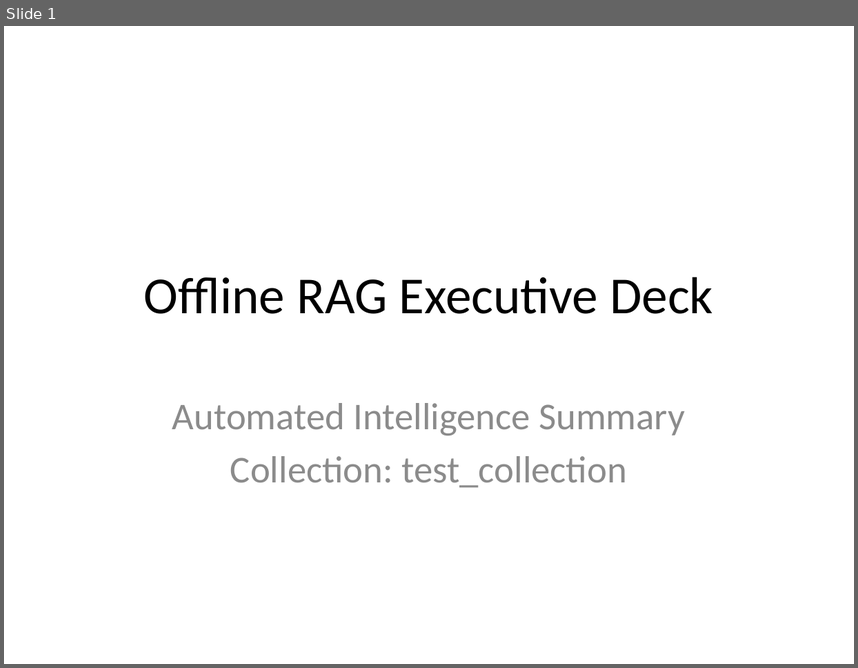
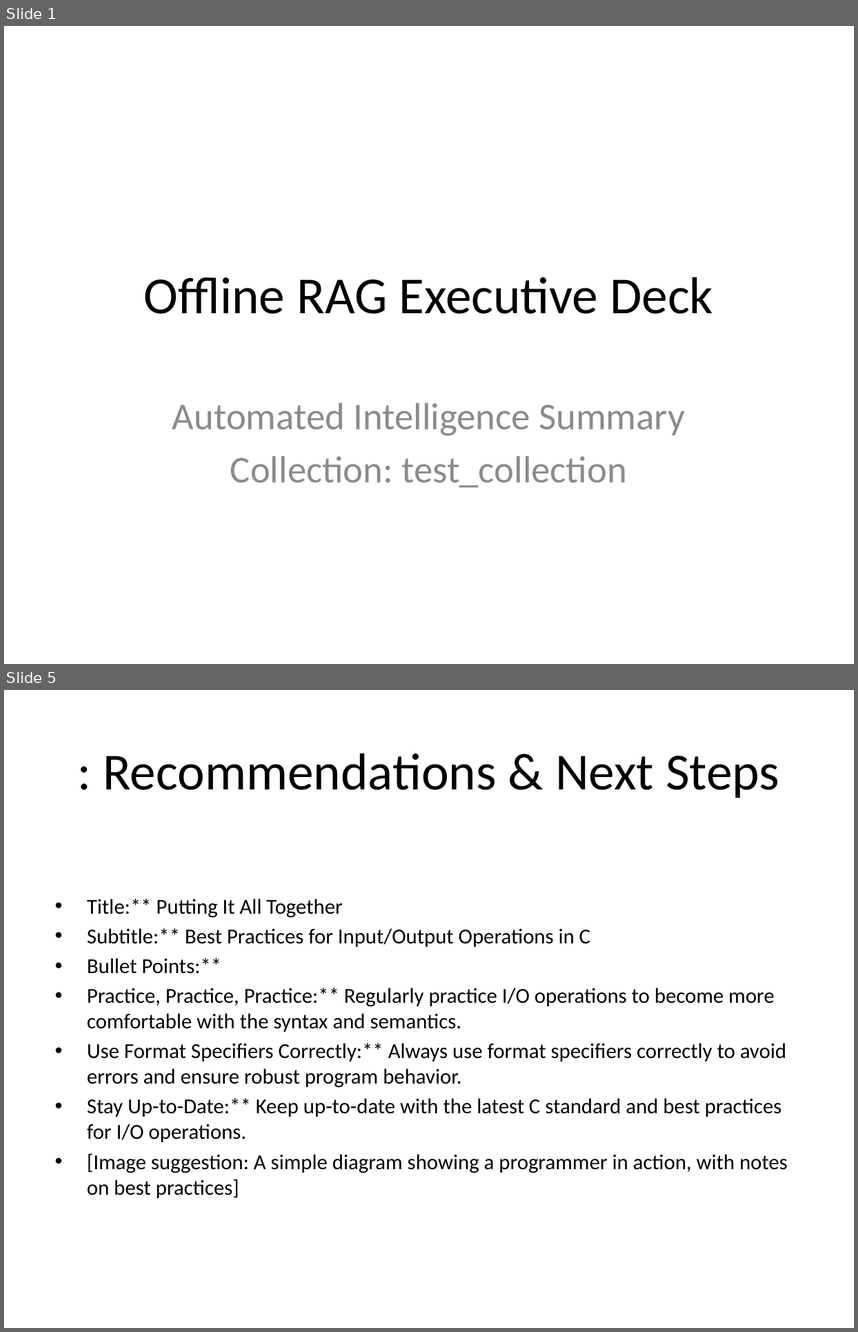
Before and after one commit to kalakonda-akshay/RAG, a slide deck: data/reports/audit_test.pptx. Shown one above the other, each under a label of ours: slide 1 before the commit, slides 1 and 5 after it; the slides between them are not shown. The pictures are 858x668 and 858x1332 pixels, drawn with LibreOffice and Linux fonts; fonts in the diff are those of the drawing. Boxes give left, top, right and bottom in pixels: in the first picture for what was removed or moved away, otherwise in the second. Text is boxed around its words. In the diff, an @@ line names an element or a change of style, - is before the commit and + after.

```diff
--- a/data/reports/audit_test.pptx
+++ b/data/reports/audit_test.pptx
@@ slide 5 added at box(4, 690, 854, 1328), background #FFFFFF @@
@@ title added at box(103, 753, 780, 798), 44 pt, text #000000 @@
+: Recommendations & Next Steps
@@ text added at box(87, 898, 788, 1198), 18 pt, text #000000 @@
+• Title:** Putting It All Together
+• Subtitle:** Best Practices for Input/Output Operations in C
+• Bullet Points:**
+• Practice, Practice, Practice:** Regularly practice I/O operations to become more comfortable with the syntax and semantics.
+• Use Format Specifiers Correctly:** Always use format specifiers correctly to avoid errors and ensure robust program behavior.
+• Stay Up-to-Date:** Keep up-to-date with the latest C standard and best practices for I/O operations.
+• [Image suggestion: A simple diagram showing a programmer in action, with notes on best practices]
```
Also in this commit, not shown: 2 slides changed, 1 other slide added, 2 slides removed, 36 other files.
